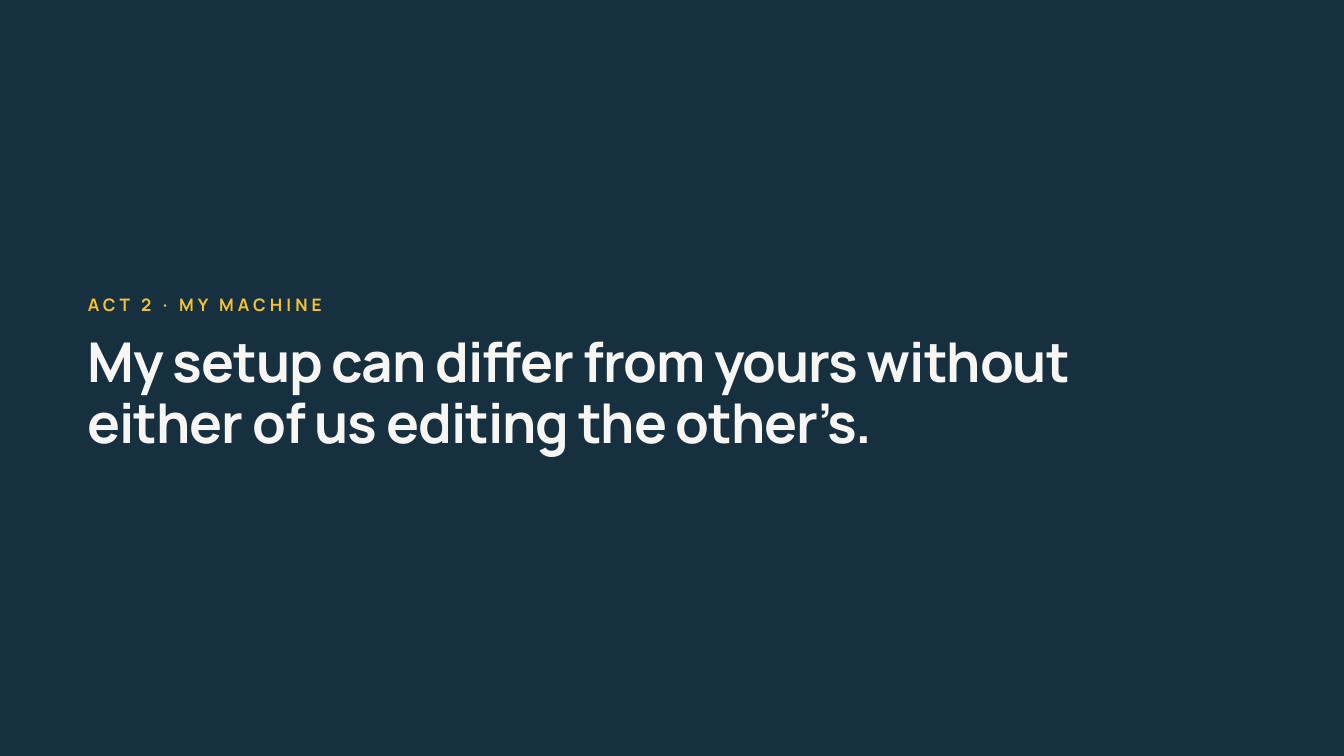
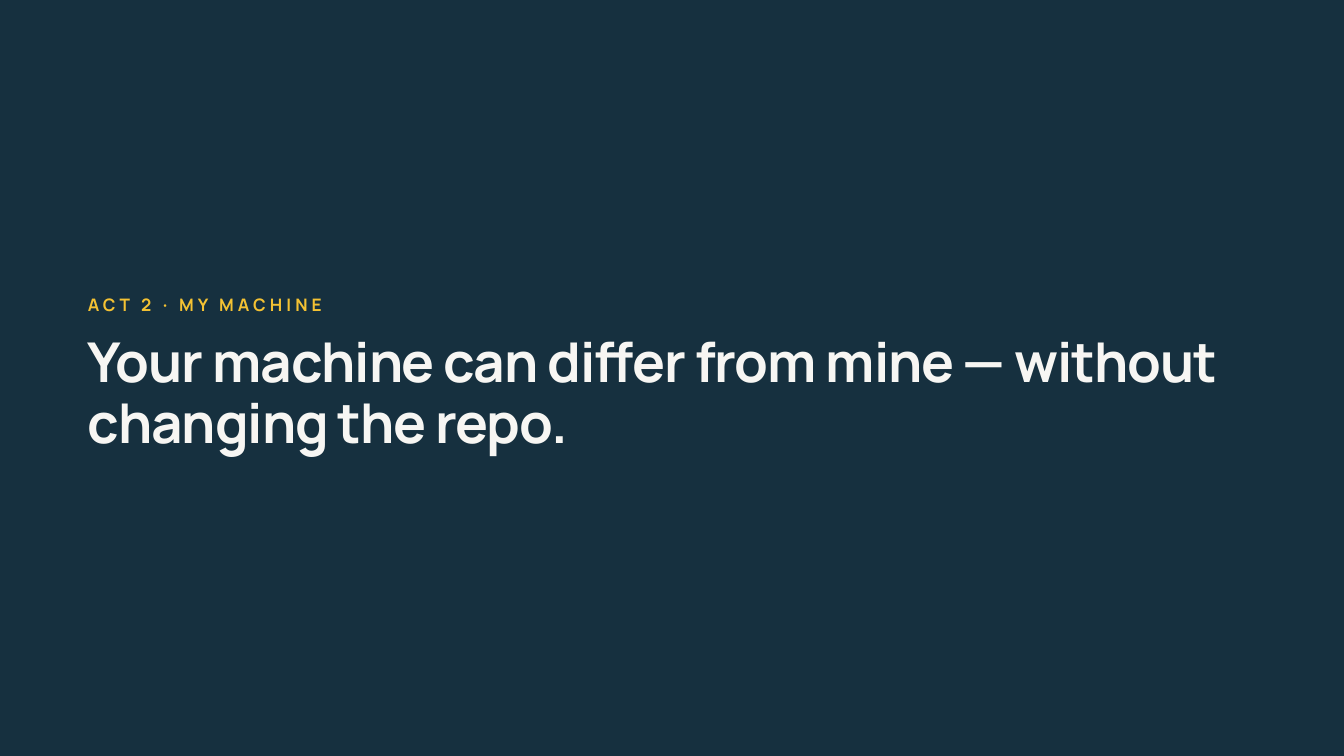
Before and after one commit to 1kevgriff/modern-dotnet-configuration, a slide deck: slide 16 of slides/modern-dotnet-configuration.pptx. Drawn at 1344x756 pixels with LibreOffice and Linux fonts; fonts in the diff are those of the drawing. Boxes give left, top, right and bottom in pixels: in the first picture for what was removed or moved away, otherwise in the second. Text is boxed around its words. In the diff, an @@ line names an element or a change of style, - is before the commit and + after.

```diff
--- a/slides/modern-dotnet-configuration.pptx
+++ b/slides/modern-dotnet-configuration.pptx
@@ text at [88,341,1217,457]: text changed @@
-My setup can differ from yours without either of us editing the other’s.
+Your machine can differ from mine — without changing the repo.
```
Also in this commit, not shown: 9 other slides changed, 3 slides added, 3 slides removed, 5 other files.
